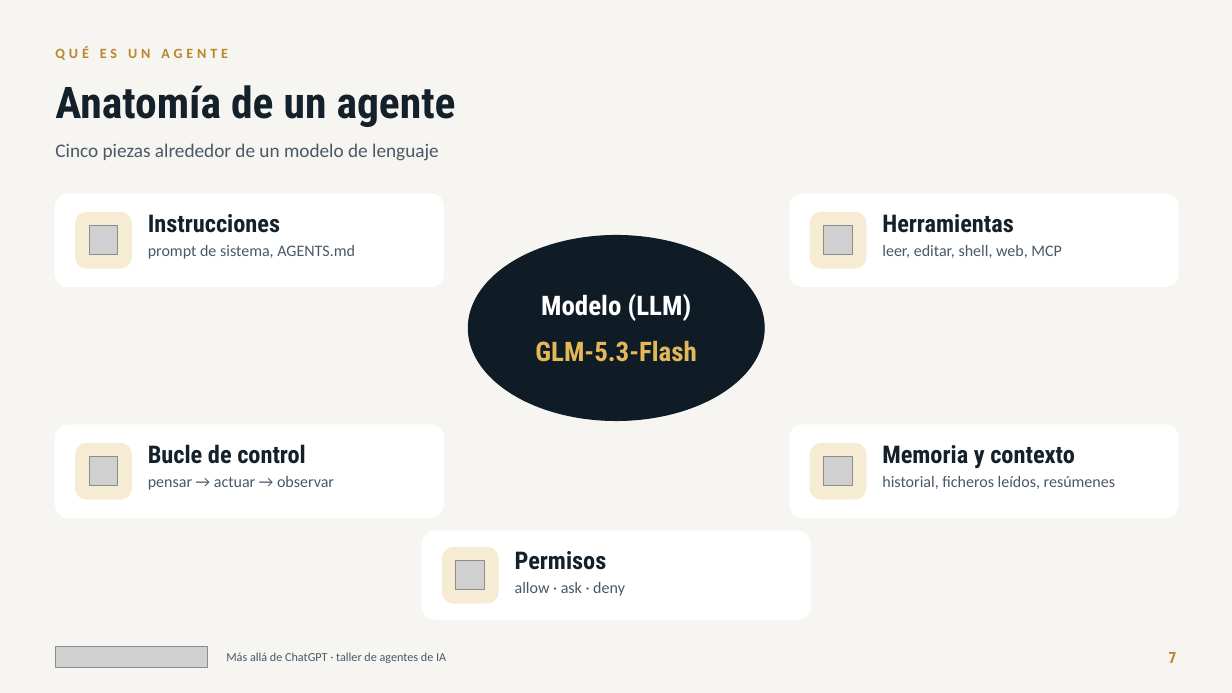
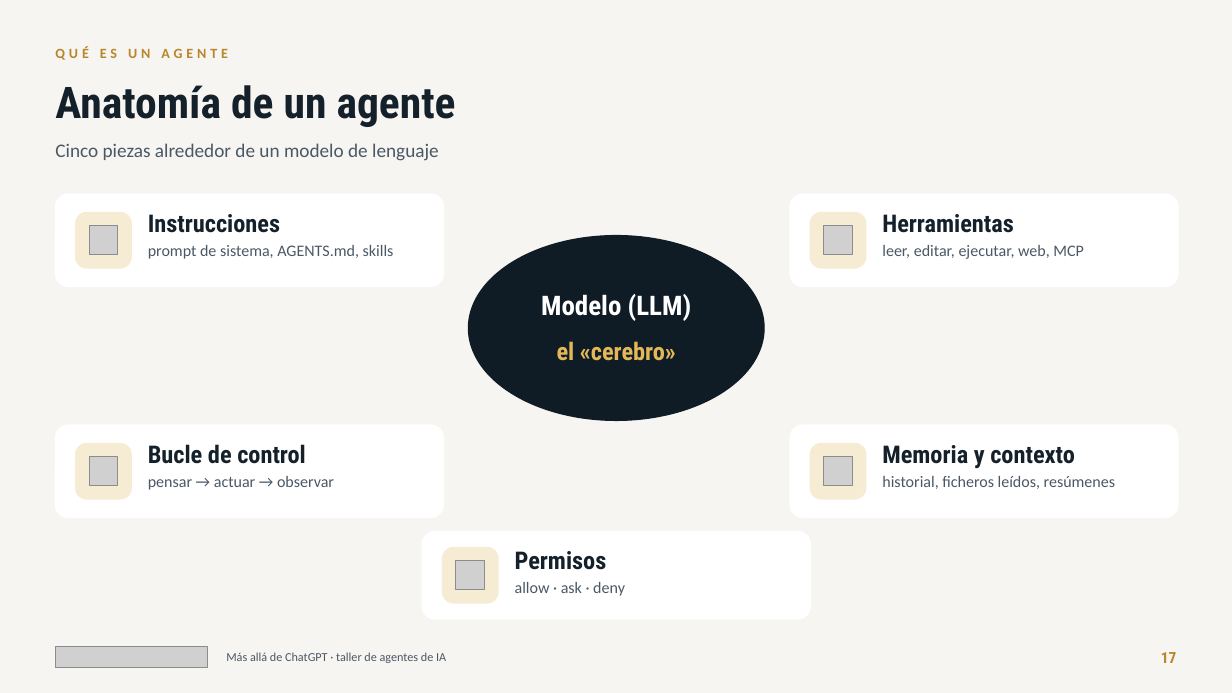
Before and after one commit to jlasherasTracasa/taller_semana_ia_2026, a slide deck: slide 17 of presentacion/taller-agentes-ia.pptx (slide 7 before the commit). Drawn at 1232x693 pixels with LibreOffice and Linux fonts; fonts in the diff are those of the drawing; grey boxes stand for pictures. Boxes give left, top, right and bottom in pixels: in the first picture for what was removed or moved away, otherwise in the second. Text is boxed around its words. In the diff, an @@ line names an element or a change of style, - is before the commit and + after.

```diff
--- a/presentacion/taller-agentes-ia.pptx
+++ b/presentacion/taller-agentes-ia.pptx
@@ text at (148, 245, 394, 259): text changed @@
-prompt de sistema, AGENTS.md
+prompt de sistema, AGENTS.md, skills
@@ text at (882, 245, 1084, 259): text changed @@
-leer, editar, shell, web, MCP
+leer, editar, ejecutar, web, MCP
@@ text at (557, 341, 676, 361): text changed; size 21 to 19 pt @@
-GLM-5.3-Flash
+el «cerebro»
@@ text at (1161, 652, 1177, 663): text changed @@
-7
+17
```
Also in this commit, not shown: 28 other slides changed, 19 slides added, 3 slides removed, 6 other files.
